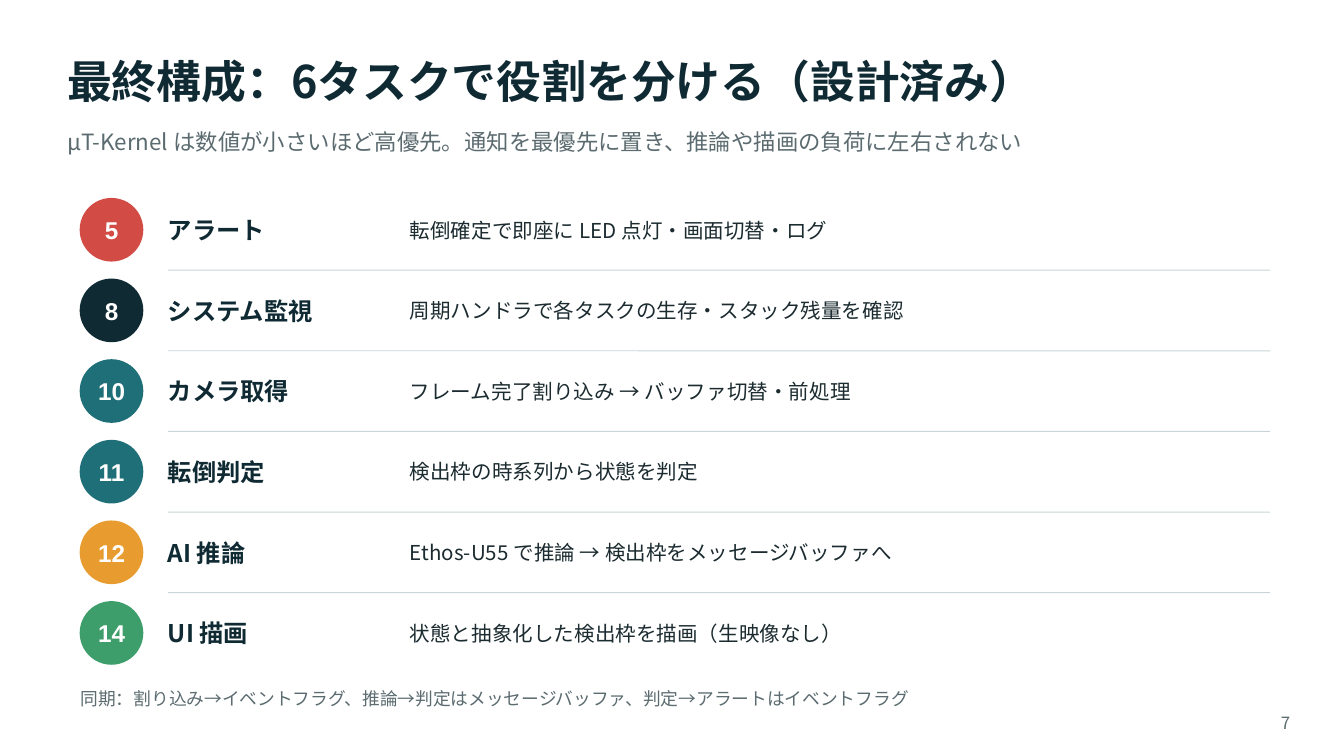
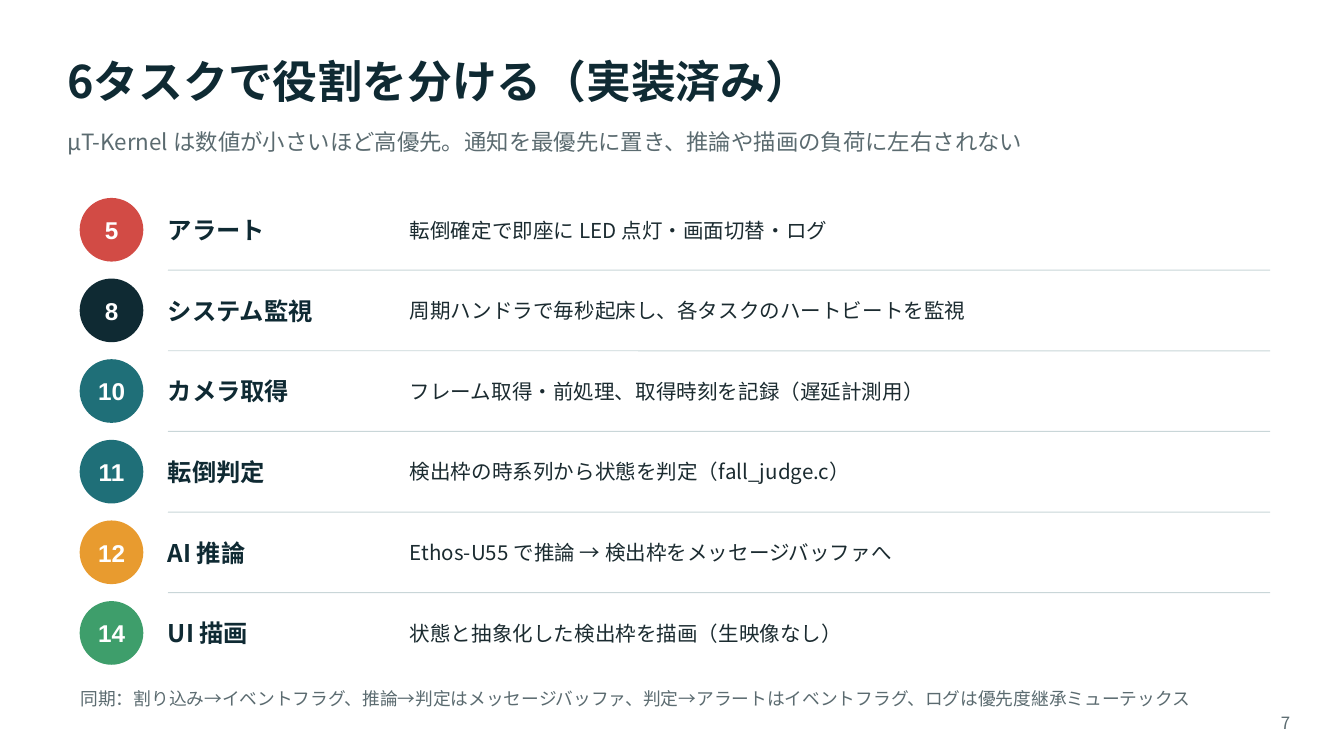
Before and after one commit to syouun/ek-ra8p1-blinky, a slide deck: slide 7 of docs/presentation.pptx. Drawn at 1344x756 pixels with LibreOffice and Linux fonts; fonts in the diff are those of the drawing. Boxes give left, top, right and bottom in pixels: in the first picture for what was removed or moved away, otherwise in the second. Text is boxed around its words. In the diff, an @@ line names an element or a change of style, - is before the commit and + after.

```diff
--- a/docs/presentation.pptx
+++ b/docs/presentation.pptx
@@ text at [67, 59, 810, 103]: text changed @@
-最終構成：6タスクで役割を分ける（設計済み）
+6タスクで役割を分ける（実装済み）
@@ text at [410, 300, 966, 320]: text changed @@
-周期ハンドラで各タスクの生存・スタック残量を確認
+周期ハンドラで毎秒起床し、各タスクのハートビートを監視
@@ text at [410, 381, 924, 401]: text changed @@
-フレーム完了割り込み → バッファ切替・前処理
+フレーム取得・前処理、取得時刻を記録（遅延計測用）
@@ text at [410, 461, 850, 484]: text changed @@
-検出枠の時系列から状態を判定
+検出枠の時系列から状態を判定（fall_judge.c）
@@ text at [81, 690, 1190, 707]: text changed @@
-同期：割り込み→イベントフラグ、推論→判定はメッセージバッファ、判定→アラートはイベントフラグ
+同期：割り込み→イベントフラグ、推論→判定はメッセージバッファ、判定→アラートはイベントフラグ、ログは優先度継承ミューテックス
```
Also in this commit, not shown: 6 other slides changed, 1 slide added, 6 other files.
